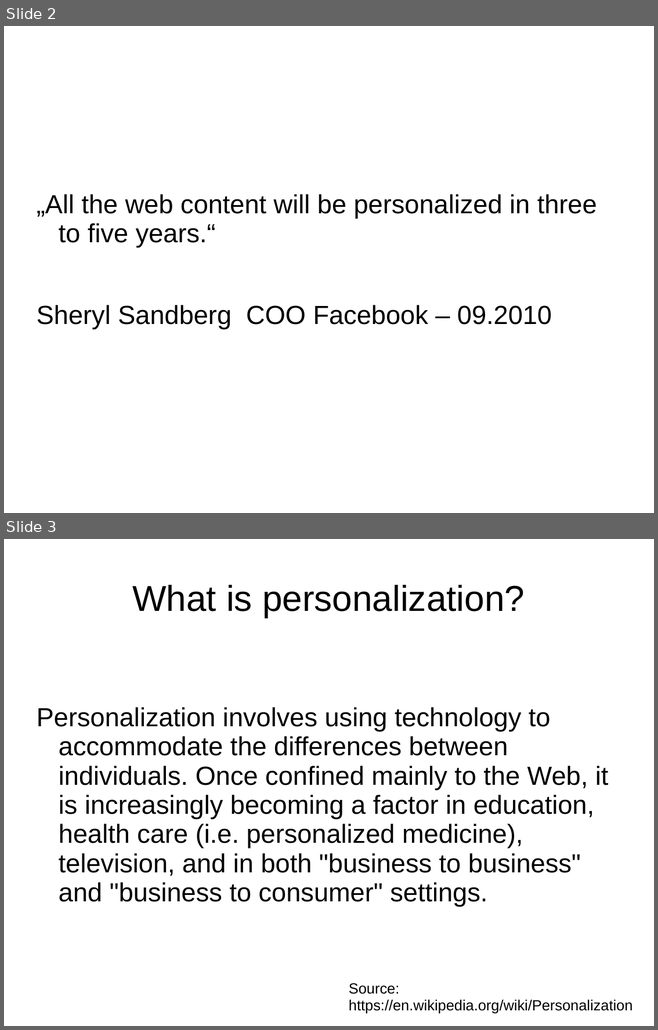
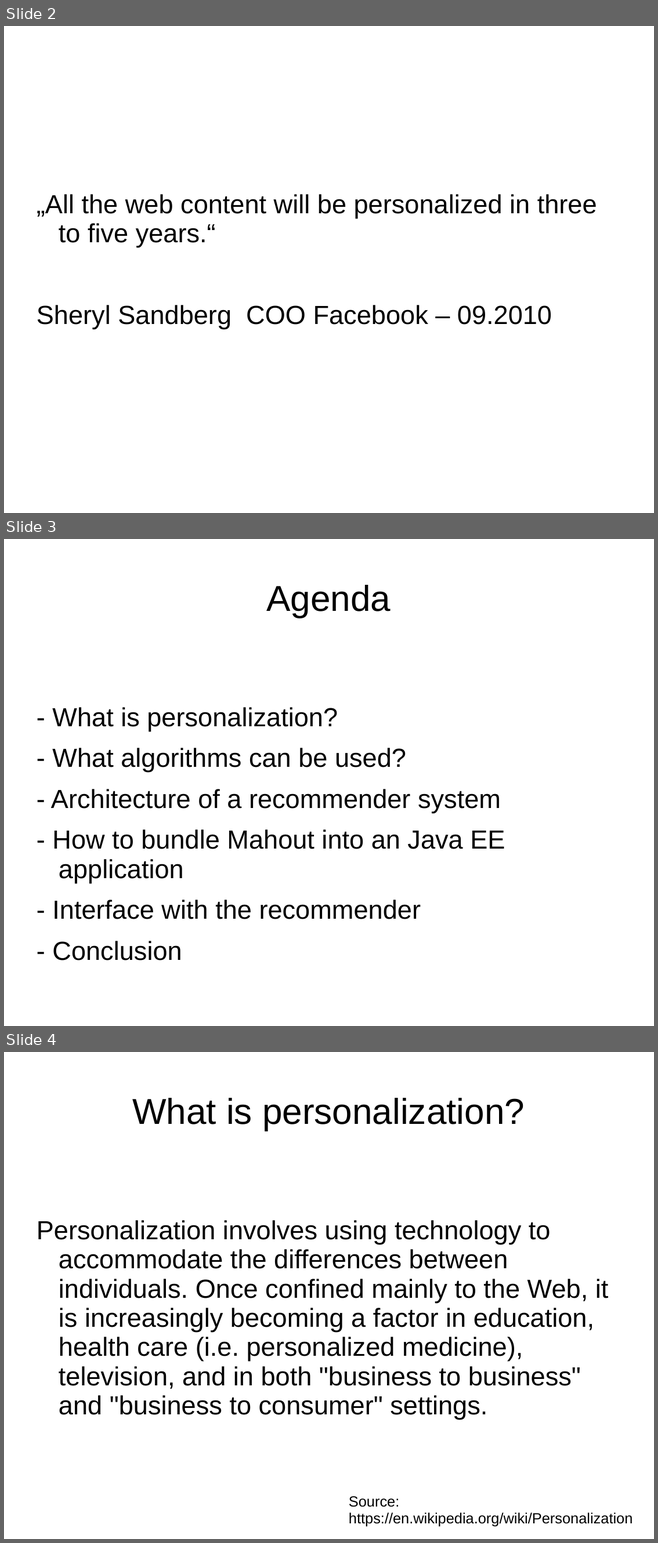
Before and after one commit to dynamicguy/facebook-recommender-demo, a slide deck: docs/Talk-BedCon-Berlin-2012.odp. Shown one above the other, each under a label of ours: slides 2 and 3 before the commit, slides 2, 3 and 4 after it. The pictures are 658x1030 and 658x1543 pixels, drawn with LibreOffice and Linux fonts; fonts in the diff are those of the drawing; background and template pictures are left out. Boxes give left, top, right and bottom in pixels: in the first picture for what was removed or moved away, otherwise in the second. Text is boxed around its words. In the diff, an @@ line names an element or a change of style, - is before the commit and + after.

```diff
--- a/docs/Talk-BedCon-Berlin-2012.odp
+++ b/docs/Talk-BedCon-Berlin-2012.odp
@@ slide 3 added at [4,539,654,1026], background picture (left out) @@
@@ title added at [267,585,391,617], 44 pt, text #000000 @@
+Agenda
@@ text added at [51,707,505,961], 32 pt, text #000000 @@
+- What is personalization?
+- What algorithms can be used?
+- Architecture of a recommender system
+- How to bundle Mahout into an Java EE application
+- Interface with the recommender
+- Conclusion
@@ what was slide 3 is now slide 4 @@
```
Also in this commit, not shown: 9 slides changed, 10 other slides added, 2 slides removed, 7 other files.
